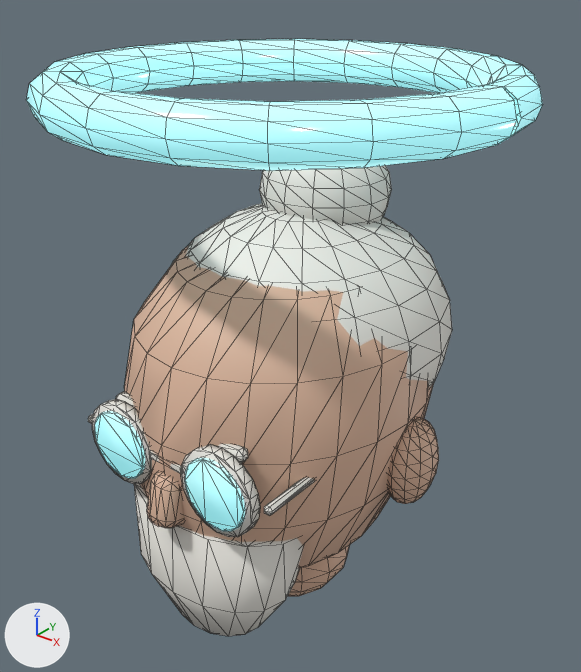
A saved change to the glTF model assets/models/coder_head_6.glb.
Rendered twice from a 50 mm camera at (0.31, -0.383, 0.431) aimed at (-0.001, 0.006, 0.19). The lights are fixed; the arrows at lower left show +X, +Y and +Z. The older version comes first. Mesh edges are drawn as thin lines. Vertices at exactly the same position are counted once.

The first picture shows 'CoderPart'.
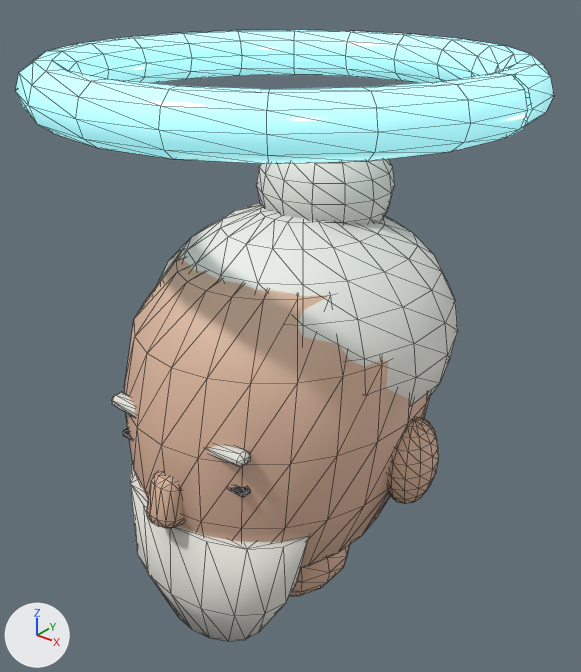
What the commit changed:
me_coderpartmesh is used by ob_coderpart; location (0.0, 0.0, 0.0).
me_coderpartmesh had 1806 vertices, 3500 faces and spanned x -0.147..0.147, y -0.147..0.147, z -0.018..0.369.
me_coderpartmesh now has 1306 vertices, 2536 faces and spans x -0.152..0.152, y -0.152..0.152, z -0.018..0.375.
me_coderpartmesh part 1: the loose piece of 24 vertices spanning x -0.054..-0.02, y -0.108..-0.098, z 0.166..0.176 is moved by (-0.001, -0.001, -0.001).
me_coderpartmesh part 2: a new loose piece, a UV sphere (14 segments, 10 rings, poles along z) spanning x -0.045..0.045, y -0.004..0.088, z 0.248..0.328, in mat_ivory.
me_coderpartmesh part 3: the loose piece of 48 vertices spanning x -0.072..0.072, y -0.118..-0.022, z 0.01..0.105 is scaled about its middle by (1.03, 1, 1.02), then moved by (0.0, -0.002, -0.001).
me_coderpartmesh part 4: the loose piece of 24 vertices spanning x 0.02..0.054, y -0.108..-0.098, z 0.166..0.176 is moved by (0.001, -0.001, -0.001).
me_coderpartmesh part 5: the loose piece of 24 vertices spanning x -0.014..0.014, y -0.116..-0.11, z 0.149..0.155 is scaled about its middle by (1.18, 1.18, 0.971), then moved by (0.0, 0.014, -0.064), in mat_iris.
me_coderpartmesh part 6: the loose piece of 210 vertices spanning x -0.147..0.147, y -0.147..0.147, z 0.341..0.369 is scaled about its middle by (1.03, 1.03, 1.07), then moved by (0.0, 0.0, 0.005).
me_coderpartmesh part 7: the loose piece of 24 vertices spanning x -0.018..0.018, y -0.103..-0.095, z 0.084..0.091 is scaled about its middle by (0.821, 1, 0.806), then moved by (-0.038, -0.002, 0.058), in mat_coal.
me_coderpartmesh part 8: the loose piece of 24 vertices spanning x -0.014..0.014, y -0.116..-0.11, z 0.149..0.155 is copied, and the copy is moved by (0.038, 0.012, -0.006), in mat_coal; it spans x 0.023..0.053, y -0.105..-0.097, z 0.143..0.149.
me_coderpartmesh part 9: 12 loose pieces with 680 vertices, spanning x -0.079..0.079, y -0.117..0.086, z 0.12..0.323, are deleted.
Part 10, on me_coderpartmesh:
7 vertices in x -0.087..-0.061, y -0.037..-0.021, z 0.137..0.255 move by (-0.003, -0.001, 0.0).
6 vertices in x 0.017..0.03, y 0.069..0.107, z 0.123..0.269 move by (0.001, 0.002, 0.0).
6 vertices in x 0.061..0.084, y 0.057..0.071, z 0.137..0.255 move by (0.003, 0.001, 0.0).
6 vertices in x 0.043..0.07, y 0.027..0.045, z 0.123..0.269 move by (0.002, 0.001, 0.0).
6 vertices in x 0.043..0.07, y -0.009..0.009, z 0.123..0.269 move by (0.002, -0.001, 0.0).
6 vertices in x 0.061..0.084, y -0.035..-0.021, z 0.137..0.255 move by (0.003, -0.001, 0.0).
161 vertices move from x -0.098..0.098, y -0.091..0.127, z 0.115..0.277 to x -0.102..0.102, y -0.094..0.13, z 0.115..0.277.
me_coderpartmesh part 11: 201 kept faces spanning x -0.108..0.113, y -0.128..0.079, z -0.002..0.28 get new vertex colours.
Other edits to the shape of me_coderpartmesh do not show in these pictures.

Boxes [x1, y1, x2, y2] around the edits, measured in the pictures (581 x 672 px; the box of a moved part takes in the faces that stretch with it):
'CoderPart', reshaped: before [26, 39, 543, 636]; after [15, 30, 554, 641]
part 1 of me_coderpartmesh, moved or reshaped: before [116, 392, 134, 407]; after [112, 392, 136, 417]
part 2 of me_coderpartmesh, added: after [256, 159, 395, 224]
part 3 of me_coderpartmesh, moved or reshaped: before [134, 484, 304, 636]; after [130, 464, 309, 641]
part 4 of me_coderpartmesh, moved or reshaped: before [218, 444, 248, 463]; after [208, 445, 250, 468]
part 5 of me_coderpartmesh, moved or reshaped (not visible afterwards): before [150, 450, 182, 474]
part 6 of me_coderpartmesh, moved or reshaped: before [26, 39, 543, 171]; after [15, 30, 554, 164]
part 7 of me_coderpartmesh, moved or reshaped (not visible before): after [123, 428, 132, 440]
part 8 of me_coderpartmesh, added: after [230, 487, 250, 497]
part 9 of me_coderpartmesh, deleted: before [88, 165, 392, 537]
part 10 of me_coderpartmesh, moved or reshaped: before [172, 204, 452, 387]; after [158, 203, 458, 403]
part 11 of me_coderpartmesh, recoloured: [124, 206, 434, 542] in both
